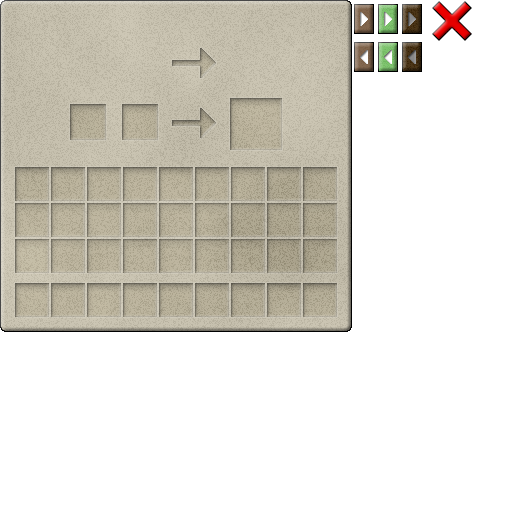
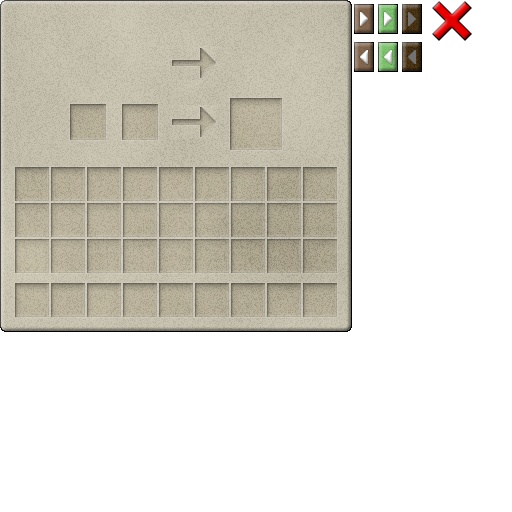
Layered file, before and after one edit (w=512, h=512). Changes by layer:
removed layer "Disabled Inset Arrows" over [408, 12, 416, 64]
added group "Arrows" with 2 layers above "Buttons" over [360, 12, 416, 64]
added layer "Gray Arrows" in group "Arrows" over [408, 12, 416, 64]
renamed "Inset Arrows" to "White Arrows", moved it into group "Arrows", painted on it over [360, 12, 392, 64]
added layer "Arrow Right" (1st of 2) above "Arrow Right" over [170, 46, 218, 80]
added layer "Arrow Right" (2nd of 2) above "Grid - Villager" over [170, 105, 218, 139]
painted on "Grid - Villager" over [172, 48, 216, 138]
